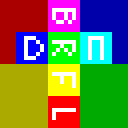
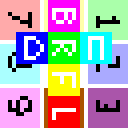
Layers edited between the first and the second 128×128 image:
added layer "1" above "grid_image.png" over [8, 8, 120, 116]
added layer "grid_image.png" above "2x2.png" over [0, 0, 128, 128]
hid "2x2.png" over [0, 0, 128, 128]
hid "background" over [0, 0, 128, 128]
